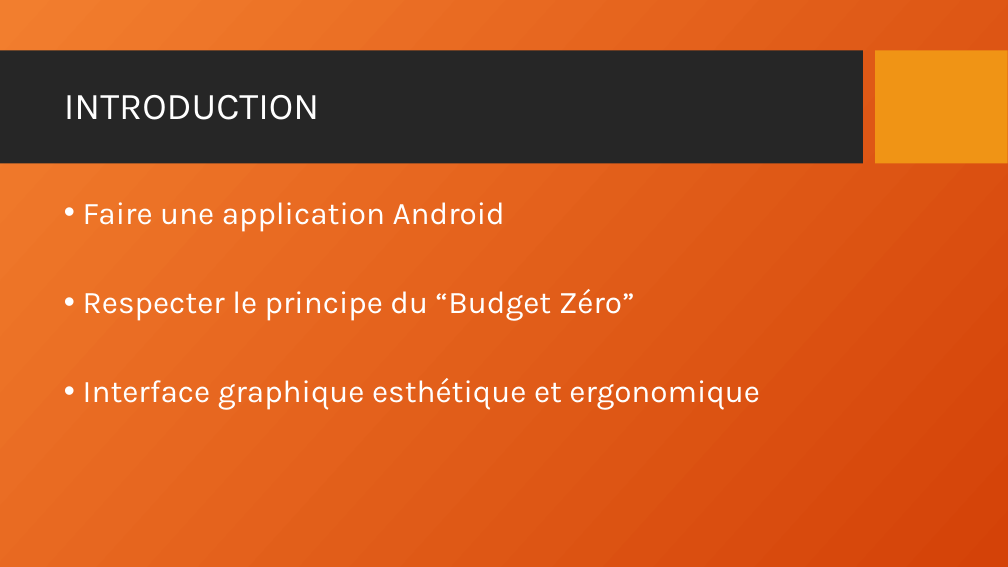
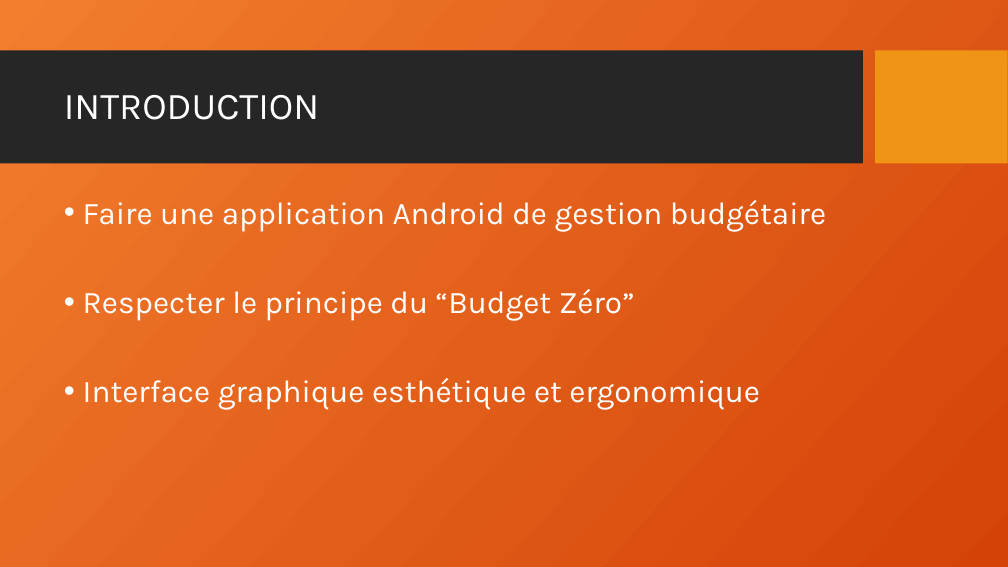
Before and after one commit to gxfab/SY43_P2022, a slide deck: slide 2 of SY43-Presentation-Lafo-cheuse.odp. Drawn at 1008x567 pixels with LibreOffice and Linux fonts; fonts in the diff are those of the drawing; background and template pictures are left out. Boxes give left, top, right and bottom in pixels: in the first picture for what was removed or moved away, otherwise in the second. Text is boxed around its words. In the diff, an @@ line names an element or a change of style, - is before the commit and + after.

```diff
--- a/SY43-Presentation-Lafo-cheuse.odp
+++ b/SY43-Presentation-Lafo-cheuse.odp
@@ text at <box>83,200,826,232</box>: text changed @@
-• Faire une application Android
+• Faire une application Android de gestion budgétaire
```
Also in this commit, not shown: 4 other slides changed, 7 slides added.
